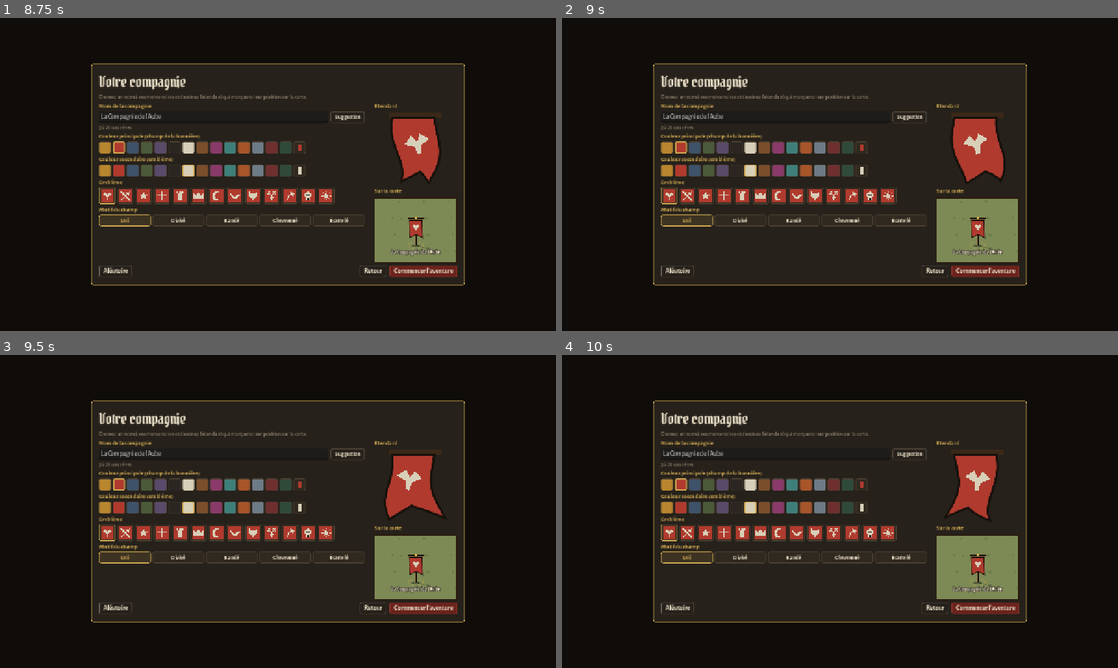
Above: before the commit, frames 1-4 (two rows, left to right).
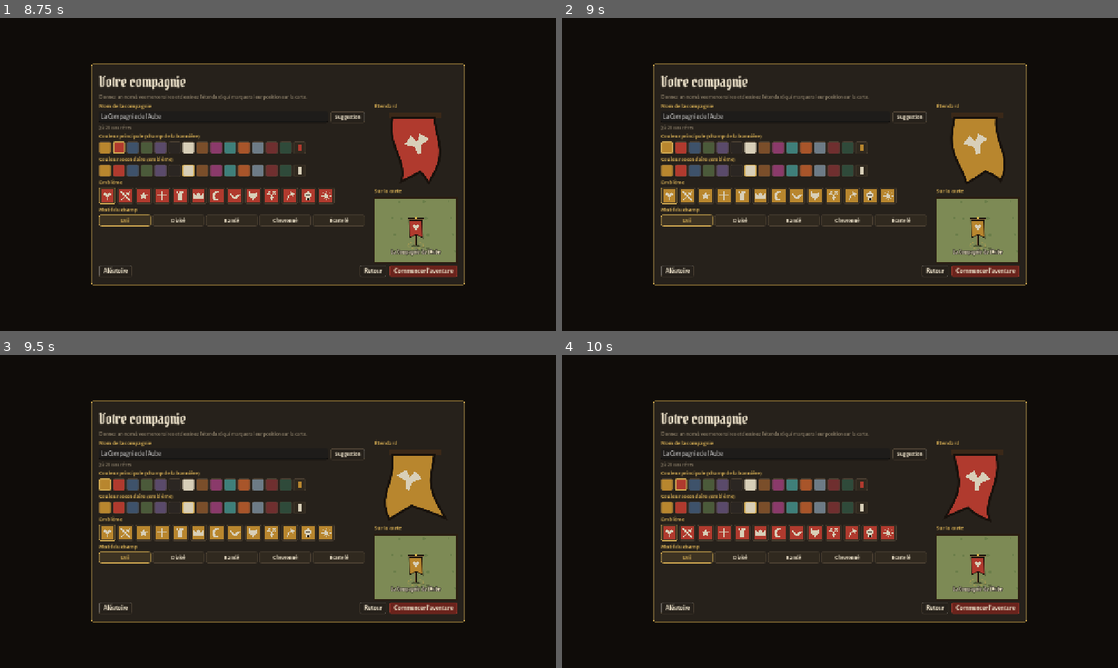
Above: after the commit, the same moments.

Repository: NengD/compagnie-du-corbeau
Game: Godot game, scene res://scenes/main.tscn
The game is run twice, just before and just after one commit, with the same random seed, the same clock (stepped at 60 frames per second) and the same inputs.
Inputs (mouse positions are in pixels of both pictures, inside the frame that each line leads up to):
- Up to frame 1 (8.75 s): click "Nouvelle partie" at 0.5 s; click "Nouvelle partie" at 1.25 s; click "Charger" at 2 s; click "Succès et statistiques" at 2.75 s; click "Choisir" at 3.5 s; click "Choisir" at 4.25 s; click "Choisir" at 5 s; click "Suivant" at 5.75 s; click "Suggestion" at 6.5 s; tap Enter at 7.25 s; move the mouse to (400, 158) at 7.27 s; hold Right 7.28-8 s; tap H at 7.35 s; click (400, 158) at 7.42 s; tap Space at 7.52 s; drag from (166, 190) to (250, 237) at 8.02 s
- Up to frame 2 (9 s): click (667, 146) at 8.77 s
- Up to frame 3 (9.5 s): no input
- Up to frame 4 (10 s): click (678, 483) at 9.52 s

Frame 1 is identical in both runs. In frame 2, 2.5% of the frame differs, in the area x 17-80%, y 32-70%; in frame 3, 2.5%; in frame 4, nothing differs.
Error before the commit: Attempt to call function 'null::null (Callable)' on a null instance. (res://scenes/newgame/company_setup.gd:88)

Commit message:
Correction : boutons inertes de l'étape Votre compagnie
La fonction de mise à jour de l'aperçu était capturée vide par les fonctions anonymes
(capture par valeur) : couleurs, emblème et motif ne rafraîchissaient pas l'affichage.
Test de régression dans smoke_ui et note dans CLAUDE.md.

Co-Authored-By: Claude Sonnet 5.5 <noreply@anthropic.com>

Diff:
--- a/scenes/newgame/company_setup.gd
+++ b/scenes/newgame/company_setup.gd
@@ -71,7 +71,9 @@
 	# --- Couleurs ---
 	var swatches: Dictionary = {"primary": [], "secondary": []}
 	var picker_btns: Dictionary = {}
-	var sync := Callable()
+	# Dans une fonction anonyme, une variable locale est capturée PAR VALEUR à la création : `sync` doit donc être un conteneur
+	# (tableau) rempli plus tard, sinon les boutons créés avant son affectation appellent un Callable vide.
+	var sync: Array = [Callable()]
 	for key in ["primary", "secondary"]:
 		left.add_child(UiKit.label("Couleur principale (champ de la bannière)" if key == "primary" else "Couleur secondaire (emblème)", 14, GameTheme.GOLD, true))
 		var row := HFlowContainer.new()
@@ -85,7 +87,7 @@
 			b.tooltip_text = str(Data.BANNER_COLOR_NAMES[i])
 			b.pressed.connect(func() -> void:
 				st[key] = hex
-				sync.call())
+				sync[0].call())
 			row.add_child(b)
 			(swatches[key] as Array).append([b, hex])
 		var pick := ColorPickerButton.new()
@@ -95,7 +97,7 @@
 		pick.tooltip_text = "Autre teinte…"
 		pick.color_changed.connect(func(c: Color) -> void:
 			st[key] = c.to_html(false)
-			sync.call())
+			sync[0].call())
 		row.add_child(pick)
 		picker_btns[key] = pick
 		left.add_child(row)
@@ -117,7 +119,7 @@
 		b.add_child(ic)
 		b.pressed.connect(func() -> void:
 			st["emblem"] = i
-			sync.call())
+			sync[0].call())
 		egrid.add_child(b)
 		emb_btns.append(b)
 		emb_icons.append(ic)
@@ -133,7 +135,7 @@
 		pb.size_flags_horizontal = Control.SIZE_EXPAND_FILL
 		pb.pressed.connect(func() -> void:
 			st["pattern"] = i
-			sync.call())
+			sync[0].call())
 		prow.add_child(pb)
 		pat_btns.append(pb)
 	left.add_child(prow)
@@ -150,7 +152,7 @@
 	actions.add_child(go)
 	box.add_child(actions)
 
-	sync = func() -> void:
+	sync[0] = func() -> void:
 		var banner: Dictionary = Banner.clean({"primary": st["primary"], "secondary": st["secondary"], "emblem": st["emblem"], "pattern": st["pattern"]})
 		big.set_banner(banner)
 		var nm: String = name_edit.text.strip_edges()
@@ -168,10 +170,10 @@
 		var ok: bool = Banner.is_valid_name(name_edit.text)
 		go.disabled = not ok
 		hint.add_theme_color_override("font_color", GameTheme.MUTE if ok else GameTheme.BLOOD)
-	name_edit.text_changed.connect(func(_t: String) -> void: sync.call())
+	name_edit.text_changed.connect(func(_t: String) -> void: sync[0].call())
 	dice_name.pressed.connect(func() -> void:
 		name_edit.text = Banner.random_name(r, name_edit.text)
-		sync.call())
+		sync[0].call())
 	rand.pressed.connect(func() -> void:
 		var nb: Dictionary = Banner.random_banner(r)
 		st["primary"] = nb["primary"] if nb["primary"] != "" else str(Data.BANNER_COLORS[0])
@@ -179,7 +181,7 @@
 		st["emblem"] = nb["emblem"]
 		st["pattern"] = nb["pattern"]
 		name_edit.text = Banner.random_name(r, name_edit.text)
-		sync.call())
+		sync[0].call())
 	back.pressed.connect(func() -> void:
 		modal.close()
 		if on_back.is_valid():
@@ -191,7 +193,7 @@
 		modal.close()
 		if on_start.is_valid():
 			on_start.call(setup))
-	sync.call()
+	sync[0].call()
 	return modal
 
 
--- a/tests/smoke_ui.gd
+++ b/tests/smoke_ui.gd
@@ -30,6 +30,7 @@
 	var main: Node = load("res://scenes/main.tscn").instantiate()
 	root.add_child(main)
 	await _frames(2)
+	await _check_company_setup(main)
 	# --- Ville ---
 	var camp: Node = _find(main, "Camp")
 	_check(camp != null, "l'écran de ville s'affiche au départ")
@@ -146,6 +147,56 @@
 	quit(0 if _errors == 0 else 1)
 
 
+## Régression : à la création de partie, les boutons de couleur, d'emblème et de motif de « Votre compagnie » doivent
+## réellement mettre l'aperçu à jour (bug corrigé : `sync` capturé vide par les fonctions anonymes).
+func _check_company_setup(main: Node) -> void:
+	var started: Array = []
+	var setup_script: GDScript = load("res://scenes/newgame/company_setup.gd")
+	var modal: Node = setup_script.open(main, func(setup: Dictionary) -> void: started.append(setup), func() -> void: pass)
+	await _frames(1)
+	var views: Array = _find_all(modal, func(n: Node) -> bool: return n.get_script() != null and n.get_script().get_global_name() == "BannerView")
+	_check(not views.is_empty(), "création de bannière : aperçu présent")
+	if views.is_empty():
+		return
+	var big: Node = views[0]
+	var before: Dictionary = (big.get("banner") as Dictionary).duplicate()
+	var names: Array = Data.BANNER_COLOR_NAMES
+	var swatches: Array = _find_all(modal, func(n: Node) -> bool: return n is Button and names.has((n as Button).tooltip_text))
+	_check(swatches.size() >= 2 * Data.BANNER_COLORS.size(), "création de bannière : palettes présentes (%d)" % swatches.size())
+	(swatches[3] as Button).pressed.emit()
+	_check(str(Banner.primary(big.get("banner")).to_html(false)) == str(Data.BANNER_COLORS[3]), "création de bannière : la couleur principale change l'aperçu")
+	(swatches[Data.BANNER_COLORS.size() + 5] as Button).pressed.emit()
+	_check(str(Banner.secondary(big.get("banner")).to_html(false)) == str(Data.BANNER_COLORS[5]), "création de bannière : la couleur secondaire change l'aperçu")
+	var emblems: Array = _find_all(modal, func(n: Node) -> bool: return n is Button and (n as Button).toggle_mode and Data.BANNER_EMBLEMS.has((n as Button).tooltip_text))
+	_check(emblems.size() == Data.BANNER_EMBLEMS.size(), "création de bannière : emblèmes présents")
+	(emblems[4] as Button).pressed.emit()
+	_check(int((big.get("banner") as Dictionary)["emblem"]) == 4, "création de bannière : l'emblème change l'aperçu")
+	var patterns: Array = _find_all(modal, func(n: Node) -> bool: return n is Button and (n as Button).toggle_mode and Data.BANNER_PATTERNS.has((n as Button).text))
+	_check(patterns.size() == Data.BANNER_PATTERNS.size(), "création de bannière : motifs présents")
+	(patterns[2] as Button).pressed.emit()
+	_check(int((big.get("banner") as Dictionary)["pattern"]) == 2, "création de bannière : le motif change l'aperçu")
+	_check(big.get("banner") != before, "création de bannière : l'aperçu a changé")
+	_check((emblems[4] as Button).button_pressed and not (emblems[0] as Button).button_pressed, "création de bannière : un seul emblème enfoncé")
+	var go: Array = _find_all(modal, func(n: Node) -> bool: return n is Button and (n as Button).text == "Commencer l'aventure")
+	_check(not go.is_empty(), "création de bannière : bouton « Commencer »")
+	if not go.is_empty():
+		(go[0] as Button).pressed.emit()
+	_check(started.size() == 1, "création de bannière : la partie démarre")
+	if started.size() == 1:
+		var b: Dictionary = started[0]["banner"]
+		_check(int(b["emblem"]) == 4 and int(b["pattern"]) == 2 and str(b["primary"]) == str(Data.BANNER_COLORS[3]), "création de bannière : les choix sont transmis")
+	await _frames(1)
+
+
+func _find_all(n: Node, pred: Callable) -> Array:
+	var out: Array = []
+	if pred.call(n):
+		out.append(n)
+	for c in n.get_children():
+		out.append_array(_find_all(c, pred))
+	return out
+
+
 func _click(screen: Node, stage_pos: Vector2) -> void:
 	var ev := InputEventMouseButton.new()
 	ev.pressed = true
Not shown, changed: CLAUDE.md
